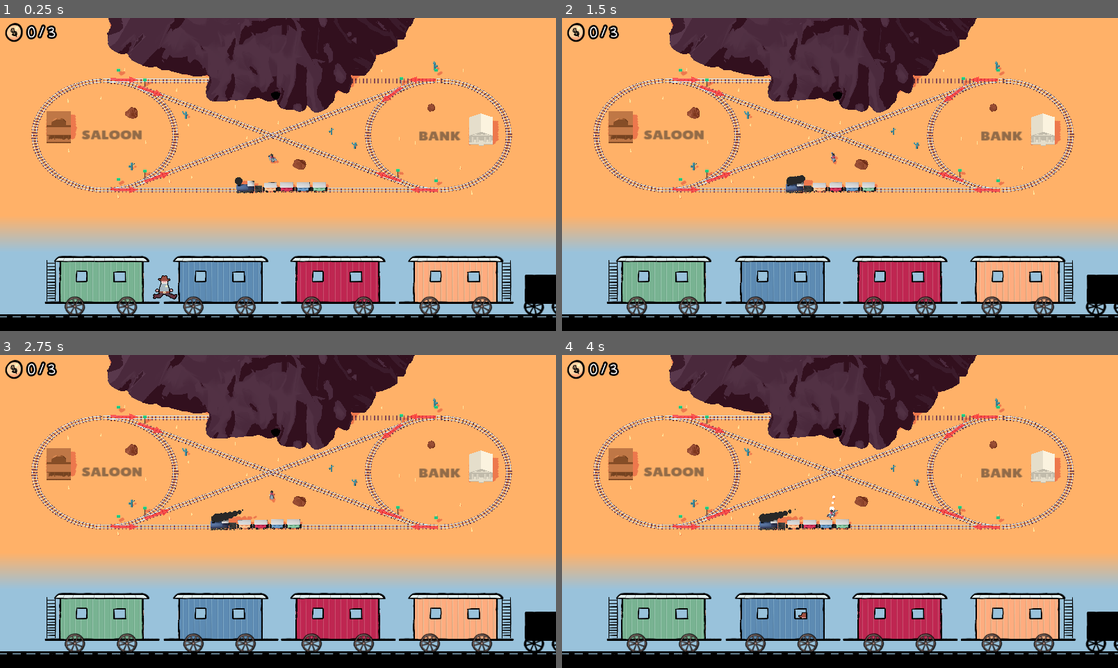
Above: before the commit, frames 1-4 (two rows, left to right).
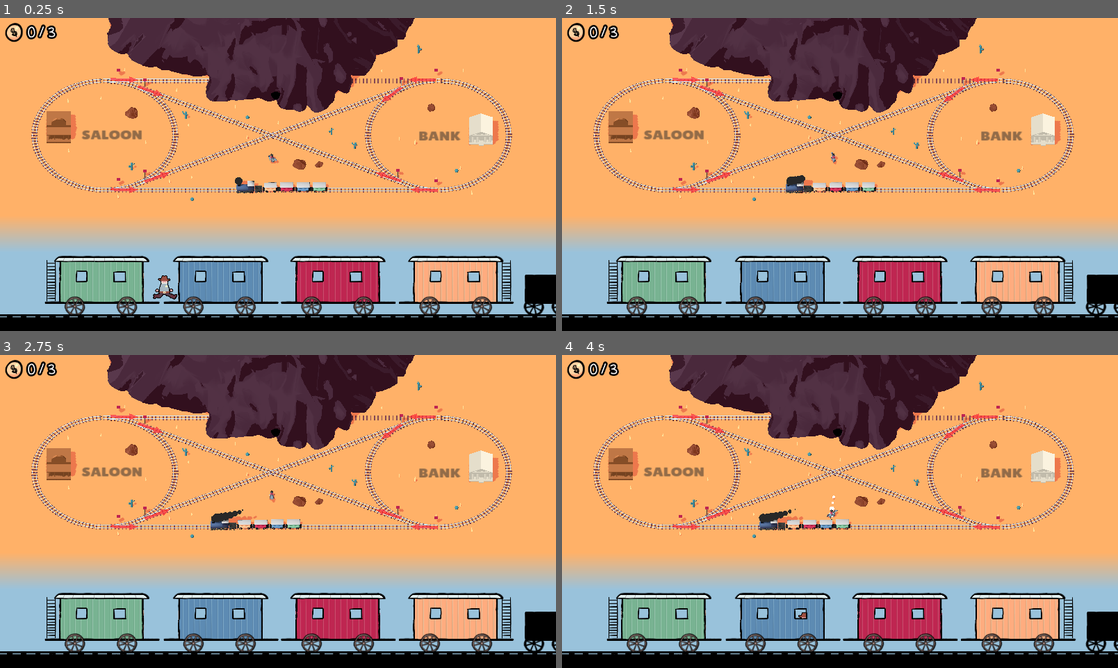
Above: after the commit, the same moments.

Repository: Miltage/train-heist
Game: Godot game, scene res://scenes/main.tscn
Two runs of this game, one before a commit and one after it. Both use one fixed random seed, a clock stepped at 60 frames per second and the inputs below.
Inputs (mouse positions are in pixels of both pictures, inside the frame that each line leads up to):
- Up to frame 1 (0.25 s): no input
- Up to frame 2 (1.5 s): move the mouse to (962, 158) at 0.52 s; hold D (steer_right) 0.53-1.28 s; click (962, 158) at 0.6 s; tap Space (jump) at 0.77 s; move the mouse to (728, 190) at 1.27 s; hold S (move_backward) from 1.28 s (still down); click (728, 190) at 1.35 s
- Up to frame 3 (2.75 s): tap Space (jump) at 1.52 s; move the mouse to (333, 442) at 2.02 s; release S (move_backward) at 2.03 s; hold D (steer_right) from 2.03 s (still down); click (333, 442) at 2.1 s
- Up to frame 4 (4 s): move the mouse to (812, 574) at 2.77 s; release D (steer_right) at 2.78 s; hold W (move_forward) 2.78-3.53 s; click (812, 574) at 2.85 s; tap Space (jump) at 3.02, 3.77 s; move the mouse to (1006, 558) at 3.52 s; hold A (steer_left) from 3.53 s (still down); click (1006, 558) at 3.6 s

The runs differ from the first frame. In frame 1, 0.1% of the frame differs, in the area x 21-83%, y 8-59%; in frame 2, 0.1%; in frame 3, 0.1%; in frame 4, 0.1%.

Commit message:
Final polish

Diff:
--- a/scenes/hideout.tscn
+++ b/scenes/hideout.tscn
@@ -14,7 +14,7 @@
 shape = SubResource("BoxShape3D_choun")
 
 [node name="arrow" parent="." instance=ExtResource("2_kwc7s")]
-transform = Transform3D(1.2, 0, 0, 0, 1, 0, 0, 0, 0.6, 0, 0.0447998, 2.76917)
+transform = Transform3D(-1.79986, 0, 0.0113565, 0, 1.5, 0, -0.022713, 0, -0.899928, 0.154419, 6.5069, -0.998713)
 
 [connection signal="body_entered" from="." to="." method="_on_body_entered"]
 [connection signal="body_exited" from="." to="." method="_on_body_exited"]
--- a/scenes/main.tscn
+++ b/scenes/main.tscn
@@ -167,6 +167,9 @@
 [sub_resource type="SphereShape3D" id="SphereShape3D_muem4"]
 radius = 0.664364
 
+[sub_resource type="SphereShape3D" id="SphereShape3D_dp3eg"]
+radius = 0.379873
+
 [node name="Main" type="Node3D" node_paths=PackedStringArray("track", "train")]
 process_mode = 3
 script = ExtResource("1_tbgi4")
@@ -202,7 +205,10 @@
 [node name="Rock_002" parent="map" index="36"]
 surface_material_override/0 = SubResource("ShaderMaterial_jbj1t")
 
-[node name="Saloon" parent="map" index="37"]
+[node name="Rock_003" parent="map" index="37"]
+surface_material_override/0 = SubResource("ShaderMaterial_jbj1t")
+
+[node name="Saloon" parent="map" index="38"]
 surface_material_override/0 = SubResource("ShaderMaterial_eb6dy")
 
 [node name="MountainCollision" type="StaticBody3D" parent="map"]
@@ -341,6 +347,9 @@
 track1 = NodePath("../LeftCircle")
 track2 = NodePath("../TopTrack")
 
+[node name="switch_sign" parent="TrackSwitch" index="1"]
+transform = Transform3D(-2.62268e-08, 0, 0.6, 0, 0.6, 0, -0.6, 0, -2.62268e-08, 0.0142062, 0, -0.479051)
+
 [node name="arrow1" parent="TrackSwitch" index="2"]
 transform = Transform3D(-0.0241705, 0, -0.999708, 0, 1, 0, 0.999708, 0, -0.0241705, 0.254984, 0.653455, 0.0758553)
 
@@ -352,6 +361,12 @@
 track1 = NodePath("../LeftCircle")
 track2 = NodePath("../BottomTrack")
 
+[node name="switch_sign" parent="TrackSwitch5" index="1"]
+transform = Transform3D(-2.62268e-08, 0, 0.6, 0, 0.6, 0, -0.6, 0, -2.62268e-08, 0.0142062, 0, -0.479051)
+
+[node name="arrow1" parent="TrackSwitch5" index="2"]
+transform = Transform3D(-0.0241705, 0, -0.999708, 0, 1, 0, 0.999708, 0, -0.0241705, 0.270202, 0.653455, 0.17435)
+
 [node name="arrow2" parent="TrackSwitch5" index="3"]
 transform = Transform3D(0.374833, 0, -0.927092, 0, 1, 0, 0.927092, 0, 0.374833, 0.362303, 0.653455, -0.188929)
 
@@ -360,6 +375,9 @@
 track1 = NodePath("../LeftCircle")
 track2 = NodePath("../DownwardX")
 
+[node name="switch_sign" parent="TrackSwitch4" index="1"]
+transform = Transform3D(-2.62268e-08, 0, 0.6, 0, 0.6, 0, -0.6, 0, -2.62268e-08, 0.0142062, 0, -0.479051)
+
 [node name="arrow1" parent="TrackSwitch4" index="2"]
 transform = Transform3D(-0.42873, 0, -0.903433, 0, 1, 0, 0.903433, 0, -0.42873, 0.270203, 0.653455, 0.17435)
 
@@ -370,6 +388,9 @@
 transform = Transform3D(1, 0, 0, 0, 1, 0, 0, 0, 1, -12.177, -0.351436, 5.68105)
 track1 = NodePath("../LeftCircle")
 track2 = NodePath("../UpwardX")
+
+[node name="switch_sign" parent="TrackSwitch8" index="1"]
+transform = Transform3D(-2.62268e-08, 0, 0.6, 0, 0.6, 0, -0.6, 0, -2.62268e-08, 0.0142062, 0, -0.479051)
 
 [node name="arrow1" parent="TrackSwitch8" index="2"]
 transform = Transform3D(0.417661, 0, -0.908603, 0, 1, 0, 0.908603, 0, 0.417661, 0.931951, 0.653455, -0.169581)
@@ -383,6 +404,9 @@
 track2 = NodePath("../BottomTrack")
 dir = -1.0
 
+[node name="switch_sign" parent="TrackSwitch2" index="1"]
+transform = Transform3D(-2.62268e-08, 0, 0.6, 0, 0.6, 0, -0.6, 0, -2.62268e-08, 0.0142062, 0, -0.479051)
+
 [node name="arrow1" parent="TrackSwitch2" index="2"]
 transform = Transform3D(0.0314458, 0, 0.999506, 0, 1, 0, -0.999506, 0, 0.0314458, -0.809097, 0.653455, 0.0954499)
 
@@ -395,6 +419,9 @@
 track2 = NodePath("../TopTrack")
 dir = -1.0
 
+[node name="switch_sign" parent="TrackSwitch6" index="1"]
+transform = Transform3D(-2.62268e-08, 0, 0.6, 0, 0.6, 0, -0.6, 0, -2.62268e-08, 0.0142062, 0, -0.479051)
+
 [node name="arrow1" parent="TrackSwitch6" index="2"]
 transform = Transform3D(0.00652755, 0, 0.999979, 0, 1, 0, -0.999979, 0, 0.00652755, -1.01285, 0.653455, 0.112631)
 
@@ -407,6 +434,9 @@
 track2 = NodePath("../UpwardX")
 dir = -1.0
 
+[node name="switch_sign" parent="TrackSwitch7" index="1"]
+transform = Transform3D(-2.62268e-08, 0, 0.6, 0, 0.6, 0, -0.6, 0, -2.62268e-08, 0.0142062, 0, -0.479051)
+
 [node name="arrow1" parent="TrackSwitch7" index="2"]
 transform = Transform3D(-0.69116, 0, 0.722702, 0, 1, 0, -0.722702, 0, -0.69116, -0.720096, 0.653455, 0.730991)
 
@@ -418,6 +448,9 @@
 track1 = NodePath("../RightCircle")
 track2 = NodePath("../DownwardX")
 dir = -1.0
+
+[node name="switch_sign" parent="TrackSwitch3" index="1"]
+transform = Transform3D(-2.62268e-08, 0, 0.6, 0, 0.6, 0, -0.6, 0, -2.62268e-08, 0.0142062, 0, -0.479051)
 
 [node name="arrow1" parent="TrackSwitch3" index="2"]
 transform = Transform3D(0.407789, 0, 0.913076, 0, 1, 0, -0.913076, 0, 0.407789, -0.595707, 0.653455, -0.160427)
@@ -500,7 +533,7 @@
 shape = SubResource("BoxShape3D_trceg")
 
 [node name="CollisionShape3D3" type="CollisionShape3D" parent="Collisions"]
-transform = Transform3D(1, 0, 0, 0, 1, 0, 0, 0, 1, -13.5116, 0.364791, 4.30163)
+transform = Transform3D(1, 0, 0, 0, 1, 0, 0, 0, 1, -13.4517, 0.364791, 4.30163)
 shape = SubResource("CylinderShape3D_a8y0u")
 
 [node name="CollisionShape3D4" type="CollisionShape3D" parent="Collisions"]
@@ -516,7 +549,7 @@
 shape = SubResource("CylinderShape3D_a8y0u")
 
 [node name="CollisionShape3D6" type="CollisionShape3D" parent="Collisions"]
-transform = Transform3D(1, 0, 0, 0, 1, 0, 0, 0, 1, 15.6273, 0.364791, -8.27881)
+transform = Transform3D(1, 0, 0, 0, 1, 0, 0, 0, 1, 14.3362, 0.364791, -10.6543)
 shape = SubResource("CylinderShape3D_a8y0u")
 
 [node name="CollisionShape3D8" type="CollisionShape3D" parent="Collisions"]
@@ -526,6 +559,10 @@
 [node name="CollisionShape3D9" type="CollisionShape3D" parent="Collisions"]
 transform = Transform3D(1, 0, 0, 0, 1, 0, 0, 0, 1, 2.69448, 0.364791, 3.5545)
 shape = SubResource("SphereShape3D_muem4")
+
+[node name="CollisionShape3D11" type="CollisionShape3D" parent="Collisions"]
+transform = Transform3D(1, 0, 0, 0, 1, 0, 0, 0, 1, 4.46767, 0.364791, 3.7593)
+shape = SubResource("SphereShape3D_dp3eg")
 
 [node name="CollisionShape3D10" type="CollisionShape3D" parent="Collisions"]
 transform = Transform3D(1, 0, 0, 0, 1, 0, 0, 0, 1, -13.434, 0.364791, -2.75583)
@@ -574,26 +611,34 @@
 
 [editable path="map"]
 [editable path="TrackSwitch"]
+[editable path="TrackSwitch/switch_sign"]
 [editable path="TrackSwitch/arrow1"]
 [editable path="TrackSwitch/arrow2"]
 [editable path="TrackSwitch5"]
+[editable path="TrackSwitch5/switch_sign"]
 [editable path="TrackSwitch5/arrow1"]
 [editable path="TrackSwitch5/arrow2"]
 [editable path="TrackSwitch4"]
+[editable path="TrackSwitch4/switch_sign"]
 [editable path="TrackSwitch4/arrow1"]
 [editable path="TrackSwitch4/arrow2"]
 [editable path="TrackSwitch8"]
+[editable path="TrackSwitch8/switch_sign"]
 [editable path="TrackSwitch8/arrow1"]
 [editable path="TrackSwitch8/arrow2"]
 [editable path="TrackSwitch2"]
+[editable path="TrackSwitch2/switch_sign"]
 [editable path="TrackSwitch2/arrow1"]
 [editable path="TrackSwitch2/arrow2"]
 [editable path="TrackSwitch6"]
+[editable path="TrackSwitch6/switch_sign"]
 [editable path="TrackSwitch6/arrow1"]
 [editable path="TrackSwitch6/arrow2"]
 [editable path="TrackSwitch7"]
+[editable path="TrackSwitch7/switch_sign"]
 [editable path="TrackSwitch7/arrow1"]
 [editable path="TrackSwitch7/arrow2"]
 [editable path="TrackSwitch3"]
+[editable path="TrackSwitch3/switch_sign"]
 [editable path="TrackSwitch3/arrow1"]
 [editable path="TrackSwitch3/arrow2"]
--- a/scenes/track_switch.tscn
+++ b/scenes/track_switch.tscn
@@ -1,10 +1,14 @@
-[gd_scene load_steps=6 format=3 uid="uid://o4y1iiqqeyhc"]
+[gd_scene load_steps=7 format=3 uid="uid://o4y1iiqqeyhc"]
 
 [ext_resource type="Script" uid="uid://cq2aadd06efrk" path="res://scripts/TrackSwitch.gd" id="1_5i050"]
 [ext_resource type="PackedScene" uid="uid://b8lnkx3n2nc2j" path="res://blender/switch_sign.fbx" id="2_xwk2m"]
 [ext_resource type="PackedScene" uid="uid://c2w21cgv51v42" path="res://blender/arrow.fbx" id="3_c8j6i"]
 
 [sub_resource type="BoxShape3D" id="BoxShape3D_0pqed"]
+
+[sub_resource type="StandardMaterial3D" id="StandardMaterial3D_r0juq"]
+shading_mode = 0
+albedo_color = Color(0.74902, 0.14902, 0.317647, 1)
 
 [sub_resource type="StandardMaterial3D" id="StandardMaterial3D_c8j6i"]
 transparency = 1
@@ -19,6 +23,9 @@
 
 [node name="switch_sign" parent="." instance=ExtResource("2_xwk2m")]
 transform = Transform3D(-2.62268e-08, 0, 0.6, 0, 0.6, 0, -0.6, 0, -2.62268e-08, 0.0142062, 0, -0.479051)
+
+[node name="Cube" parent="switch_sign" index="0"]
+surface_material_override/0 = SubResource("StandardMaterial3D_r0juq")
 
 [node name="arrow1" parent="." instance=ExtResource("3_c8j6i")]
 transform = Transform3D(-0.0241705, 0, -0.999708, 0, 1, 0, 0.999708, 0, -0.0241705, 0.270202, 0.653455, 0.17435)
@@ -37,5 +44,6 @@
 [connection signal="body_entered" from="." to="." method="_on_body_entered"]
 [connection signal="body_exited" from="." to="." method="_on_body_exited"]
 
+[editable path="switch_sign"]
 [editable path="arrow1"]
 [editable path="arrow2"]
Binary file changed: blender/map.fbx
Not shown: 1 places in scenes/main.tscn that only renumber resources
Not shown, changed: blender/map.blend
Not shown, changed: blender/map.blend1
Not shown, changed: blender/player.blend
Not shown, changed: blender/player.blend1
